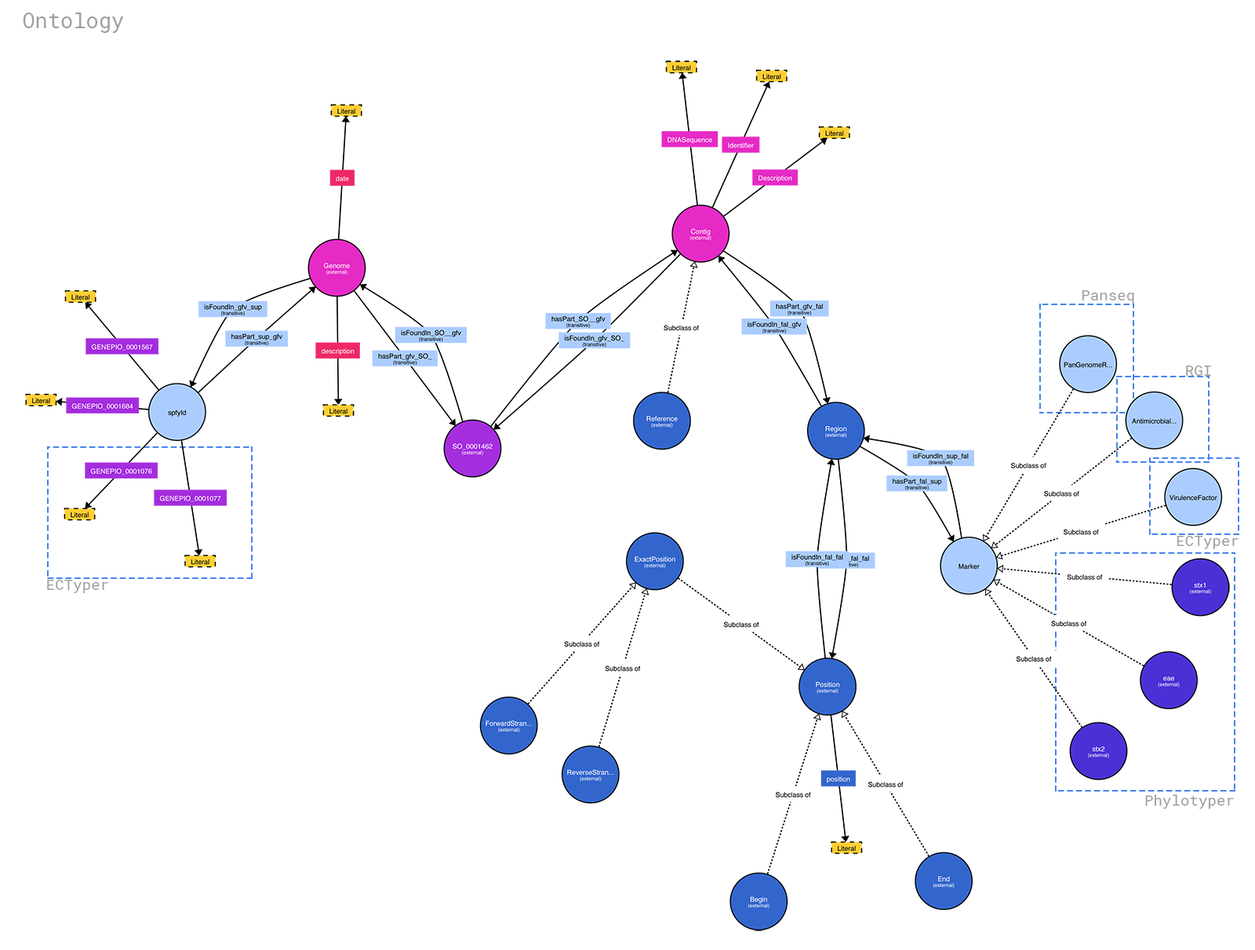
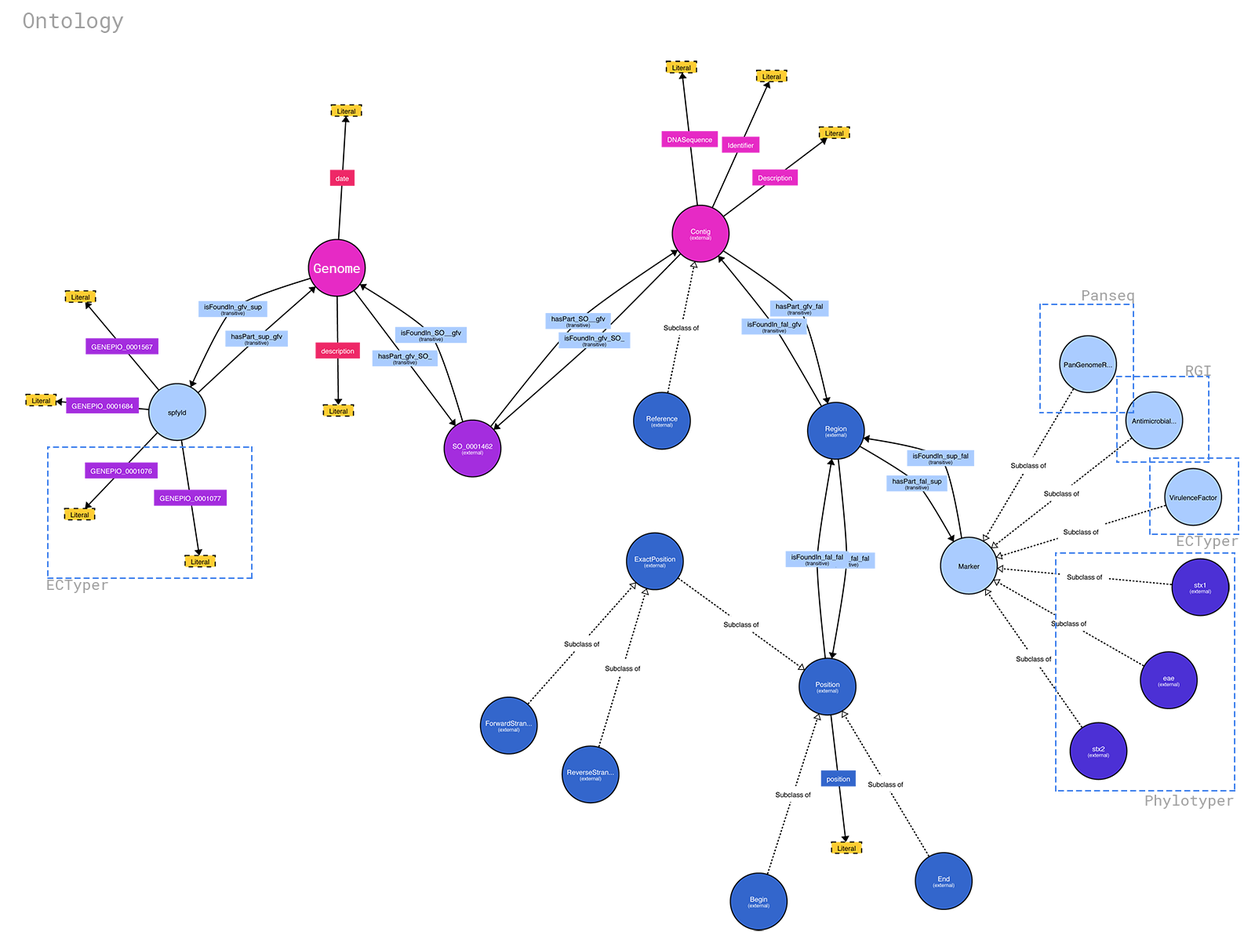
Comparing the layer stacks of the two (1255, 950) images. Changes:
added group "Group 1" with 11 layers above "Genome" over (143, 261, 1150, 692)
moved "Rectangle 4" into group "Group 1" over (1116, 400, 1134, 449)
moved "Rectangle 3" into group "Group 1" over (1057, 400, 1134, 414)
moved "Rectangle 6" into group "Group 1" over (1054, 572, 1057, 692)
moved "Rectangle 2" into group "Group 1" over (143, 446, 184, 448)
added layer "Genome" above "Layer 1" over (313, 263, 360, 273)
painted on "Layer 1" over (308, 261, 352, 283)
